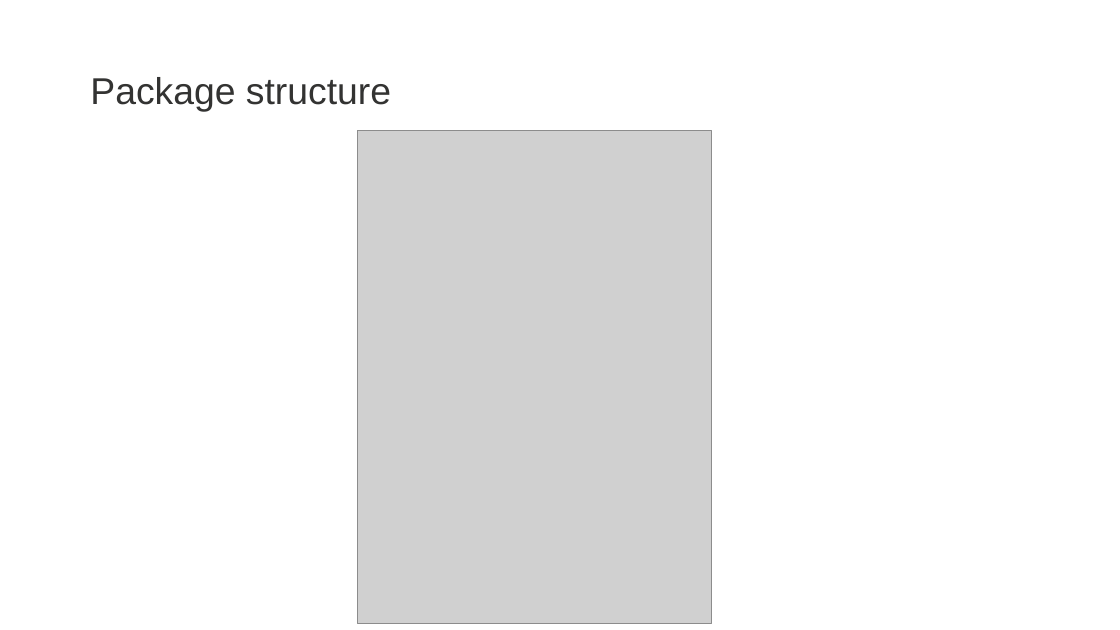
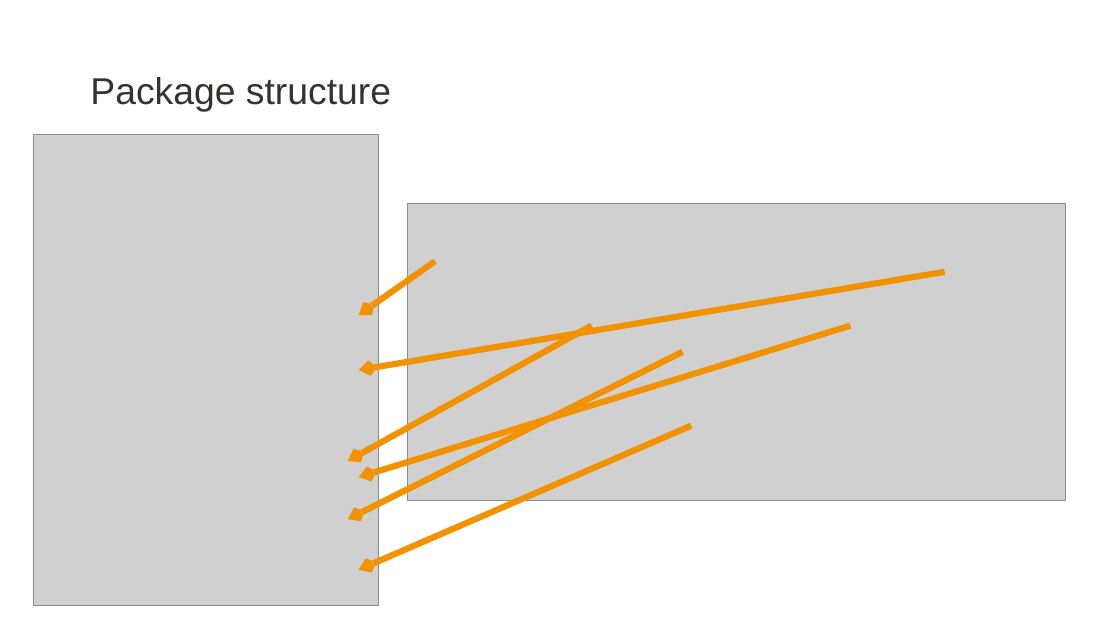
Before and after one commit to zatsepinvl/where-to-put-the-service, a slide deck: slide 30 of Where to put the service.pptm. Drawn at 1120x630 pixels with LibreOffice and Linux fonts; fonts in the diff are those of the drawing; grey boxes stand for pictures; background and template pictures are left out. Boxes give left, top, right and bottom in pixels: in the first picture for what was removed or moved away, otherwise in the second. Text is boxed around its words. In the diff, an @@ line names an element or a change of style, - is before the commit and + after.

```diff
--- a/Where to put the service.pptm
+++ b/Where to put the service.pptm
@@ picture added at (34, 134, 379, 605) @@
@@ picture removed at (357, 131, 712, 624) @@
@@ picture added at (408, 203, 1065, 501) @@
@@ arrow added from (435, 262) to (359, 315), #F39200 8 pt @@
@@ arrow added from (945, 272) to (359, 370), #F39200 8 pt @@
@@ arrow added from (592, 325) to (348, 461), #F39200 8 pt @@
@@ arrow added from (851, 325) to (359, 477), #F39200 8 pt @@
@@ arrow added from (683, 352) to (348, 519), #F39200 8 pt @@
@@ arrow added from (692, 426) to (359, 570), #F39200 8 pt @@
```
Also in this commit, not shown: 13 other slides changed, 3 slides added, 6 slides removed, 13 other files.
